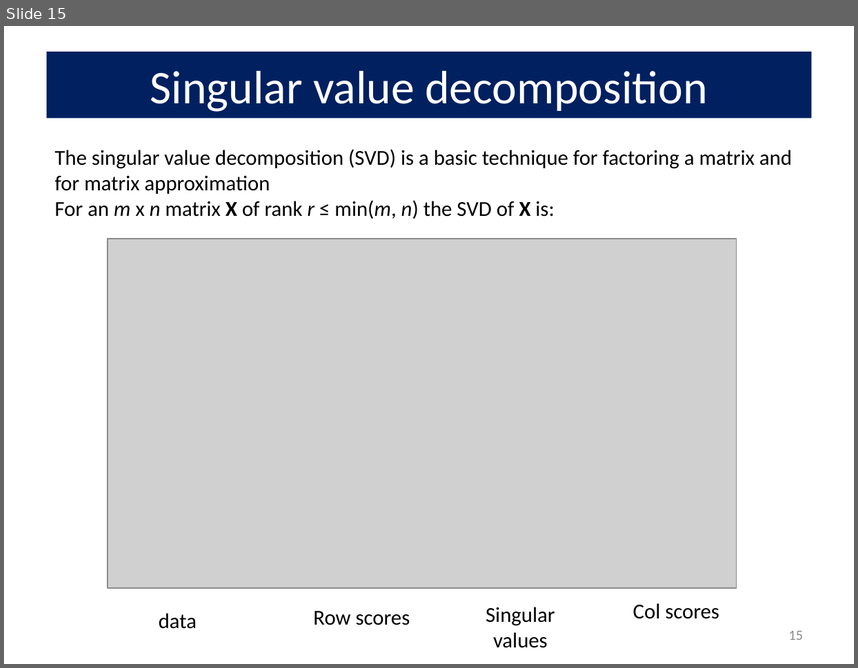
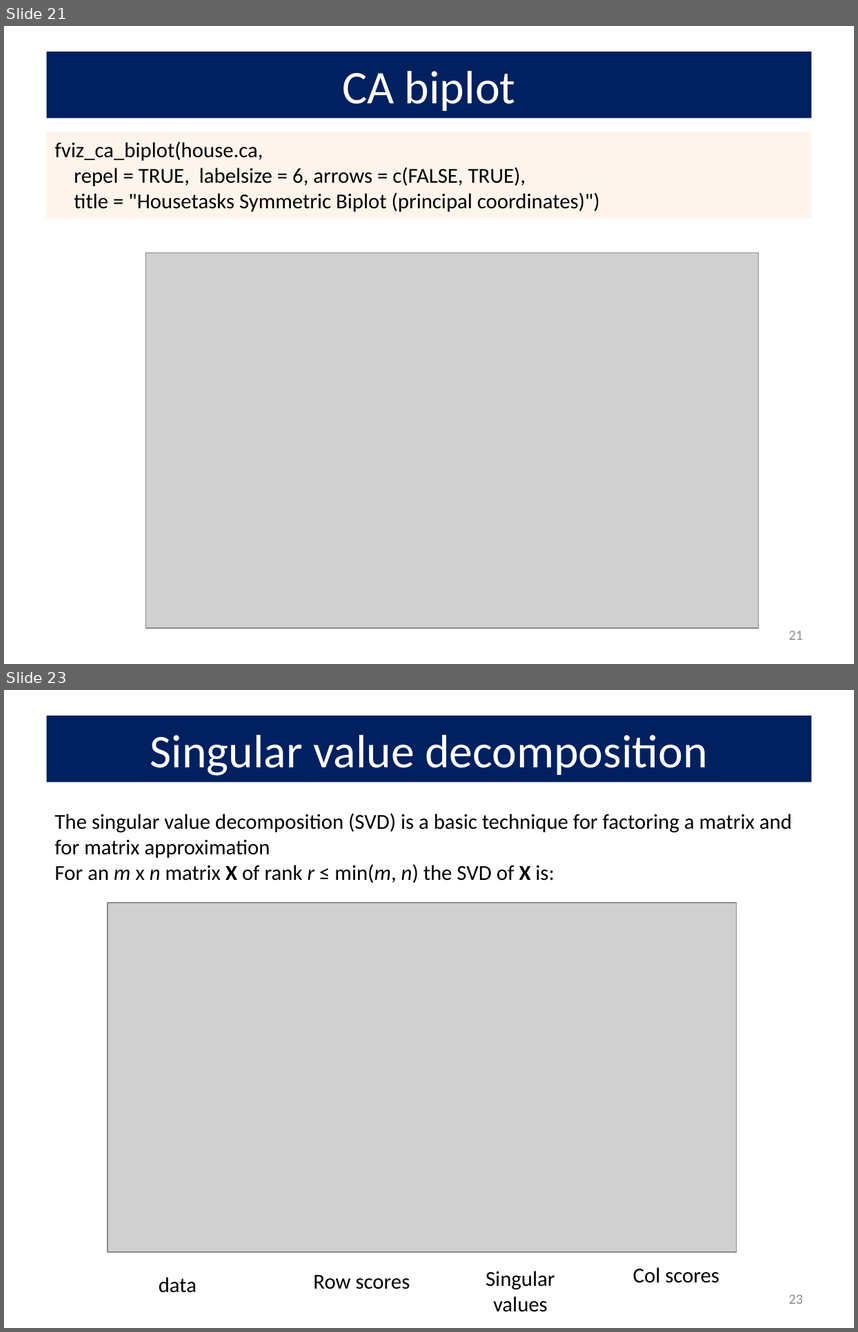
Before and after one commit to friendly/psy6136, a slide deck: lectures/05-Corresp.pptx. Shown one above the other, each under a label of ours: slide 15 before the commit, slides 21 and 23 after it; the slides between them are not shown. The pictures are 858x668 and 858x1332 pixels, drawn with LibreOffice and Linux fonts; fonts in the diff are those of the drawing; grey boxes stand for pictures. Boxes give left, top, right and bottom in pixels: in the first picture for what was removed or moved away, otherwise in the second. Text is boxed around its words. In the diff, an @@ line names an element or a change of style, - is before the commit and + after.

```diff
--- a/lectures/05-Corresp.pptx
+++ b/lectures/05-Corresp.pptx
@@ slide 21 added at [4, 26, 854, 664], background #FFFFFF @@
@@ title added at [47, 52, 811, 118], fill #002060, 39.6 pt, text #FFFFFF @@
+CA biplot
@@ rectangle added at [47, 132, 811, 218], fill #FDEADA at 50% opacity, 18 pt, text #000000 @@
+fviz_ca_biplot(house.ca,
+repel = TRUE, labelsize = 6, arrows = c(FALSE, TRUE),
+title = "Housetasks Symmetric Biplot (principal coordinates)")
@@ picture added at [146, 253, 759, 628] @@
@@ page number added at [789, 630, 803, 639], 12 pt, text #8C8C8C @@
+21
@@ what was slide 15 is now slide 23 @@
@@ page number at [789, 1294, 803, 1303]: text changed @@
-15
+23
```
Also in this commit, not shown: 10 slides changed, 7 other slides added, 5 other files.
